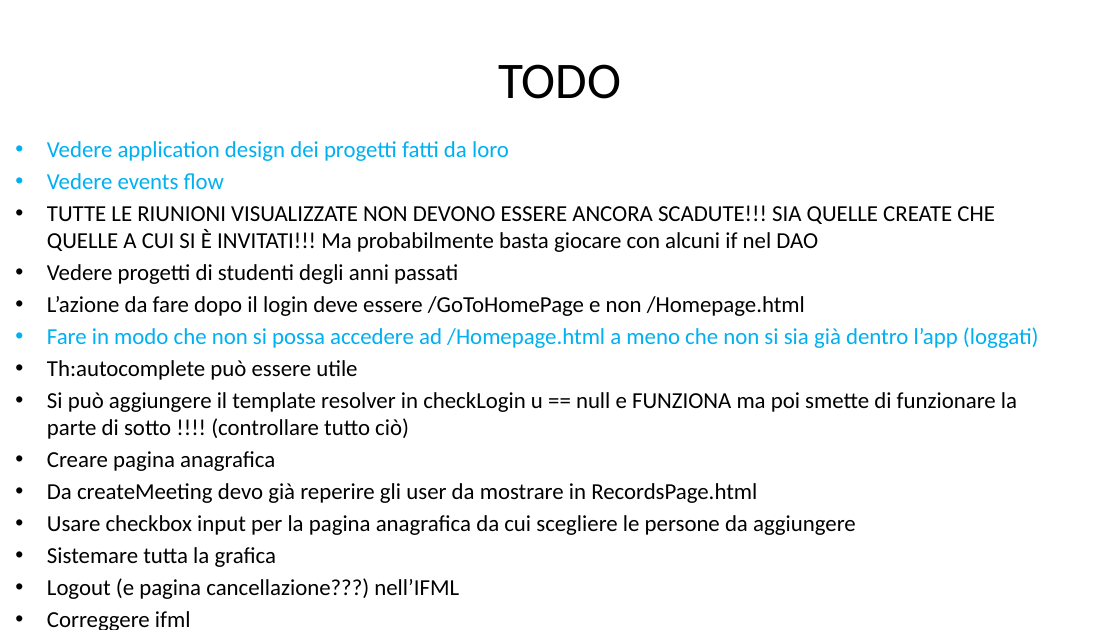
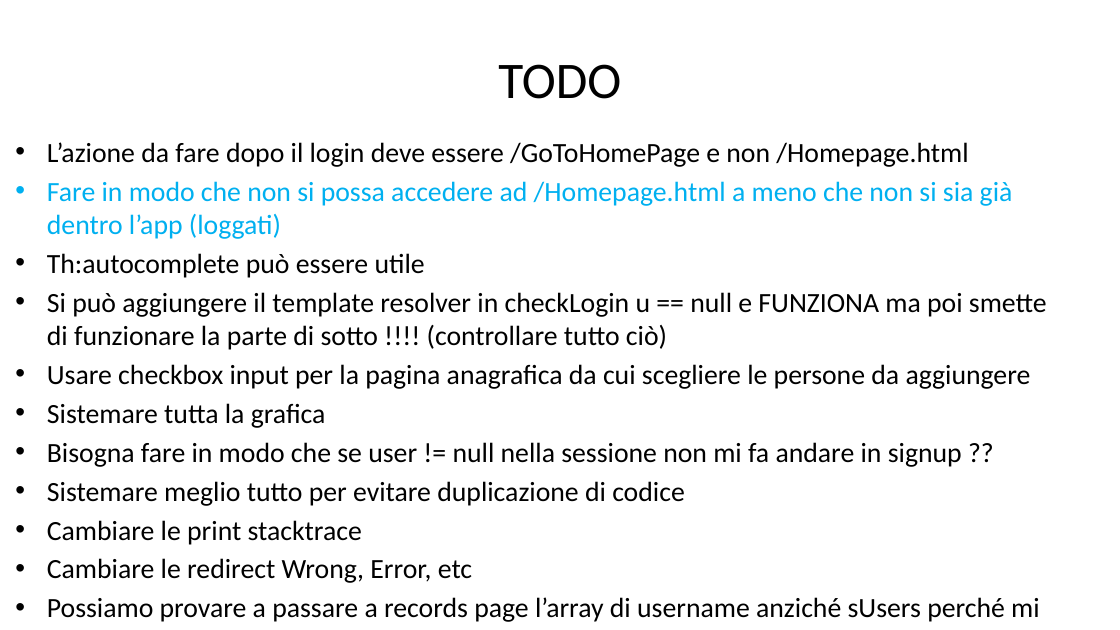
Before and after one commit to FrancescaGrimaldi/TIWProject-2022, a slide deck: slide 21 of ppt/tiw pure html + notes.pptx. Drawn at 1120x630 pixels with LibreOffice and Linux fonts; fonts in the diff are those of the drawing. Boxes give left, top, right and bottom in pixels: in the first picture for what was removed or moved away, otherwise in the second. Text is boxed around its words. In the diff, an @@ line names an element or a change of style, - is before the commit and + after.

Commit message:
updated ifml and ppt

```diff
--- a/ppt/tiw pure html + notes.pptx
+++ b/ppt/tiw pure html + notes.pptx
@@ text at <box>47,141,995,284</box>: paragraphs removed @@
-• Vedere application design dei progetti fatti da loro
-• Vedere events flow
-• TUTTE LE RIUNIONI VISUALIZZATE NON DEVONO ESSERE ANCORA SCADUTE!!! SIA QUELLE CREATE CHE QUELLE A CUI SI È INVITATI!!! Ma probabilmente basta giocare con alcuni if nel DAO
-• Vedere progetti di studenti degli anni passati
@@ text at <box>47,142,1047,428</box>: size 19.6 to 23.8 pt in "L’azione da fare dopo il login deve ...", "Fare in modo che non si possa ...", "Th:autocomplete può essere utile", "Si può aggiungere il template resolver in ..." and 2 more places @@
@@ text at <box>47,442,1040,622</box>: text changed; size 19.6 to 23.8 pt @@
-• Logout (e pagina cancellazione???) nell’IFML
-• Correggere ifml
+• Bisogna fare in modo che se user != null nella sessione non mi fa andare in signup ??
+• Sistemare meglio tutto per evitare duplicazione di codice
+• Cambiare le print stacktrace
+• Cambiare le redirect Wrong, Error, etc
+• Possiamo provare a passare a records page l’array di username anziché sUsers perché mi sa che non prende la condizione in th:checked
+• Provare a risistemare la questione di SignUp.html
@@ text at <box>47,451,757,503</box>: paragraphs removed @@
-• Creare pagina anagrafica
-• Da createMeeting devo già reperire gli user da mostrare in RecordsPage.html
```
Also in this commit, not shown: 6 other slides changed, 3 other files.
